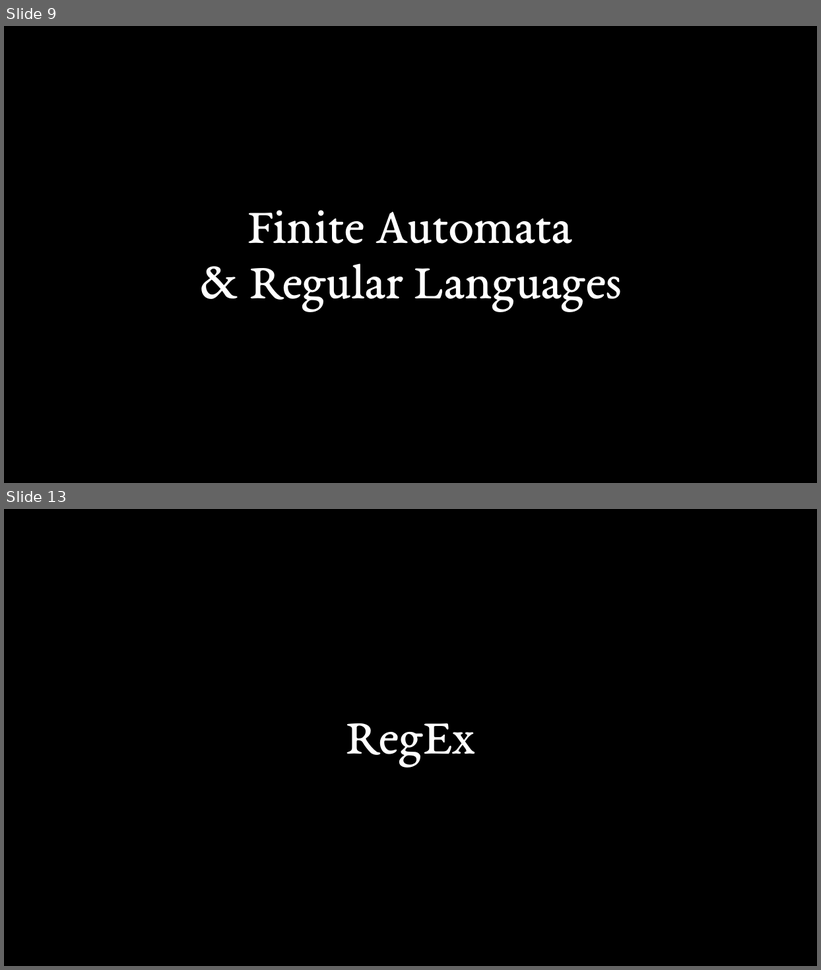
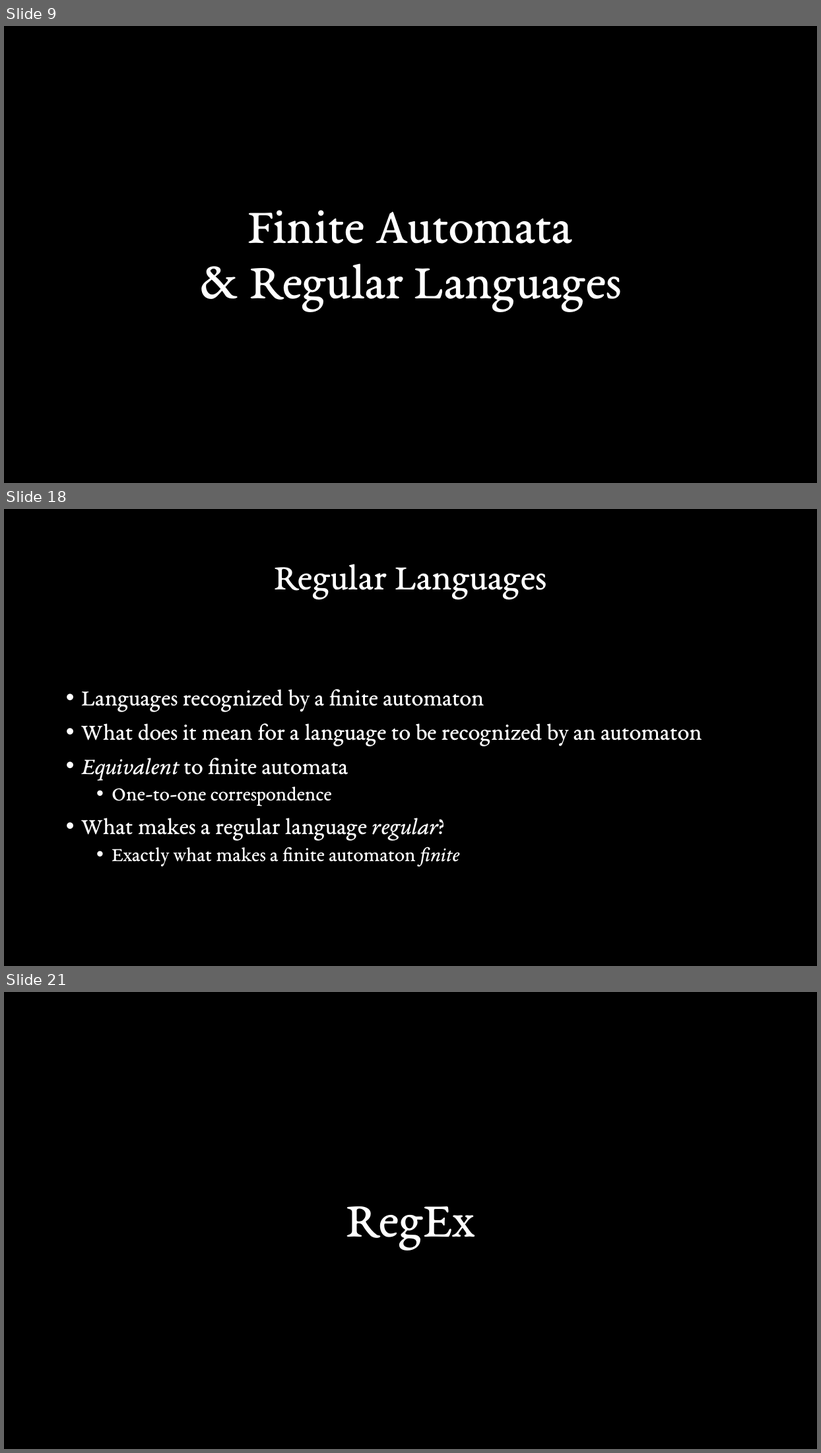
Before and after one commit to Stirling-USCC/state-machines-workshop, a slide deck: Presentation.pptx. Shown one above the other, each under a label of ours: slides 9 and 13 before the commit, slides 9, 18 and 21 after it; the slides between them are not shown. The pictures are 821x970 and 821x1453 pixels, drawn with LibreOffice and Linux fonts; fonts in the diff are those of the drawing. Boxes give left, top, right and bottom in pixels: in the first picture for what was removed or moved away, otherwise in the second. Text is boxed around its words. In the diff, an @@ line names an element or a change of style, - is before the commit and + after.

```diff
--- a/Presentation.pptx
+++ b/Presentation.pptx
@@ slide 18 added at [4, 509, 817, 966], background #000000 @@
@@ title added at [274, 564, 547, 599], 44 pt, text #FFFFFF @@
+Regular Languages
@@ text added at [81, 689, 702, 867], 28 pt, text #FFFFFF @@
+• Languages recognized by a finite automaton
+• What does it mean for a language to be recognized by an automaton
+• Equivalent to finite automata
+  • One-to-one correspondence
+• What makes a regular language regular?
+  • Exactly what makes a finite automaton finite
@@ what was slide 13 is now slide 21 @@
```
Also in this commit, not shown: 13 slides changed, 18 other slides added, 4 slides removed.
